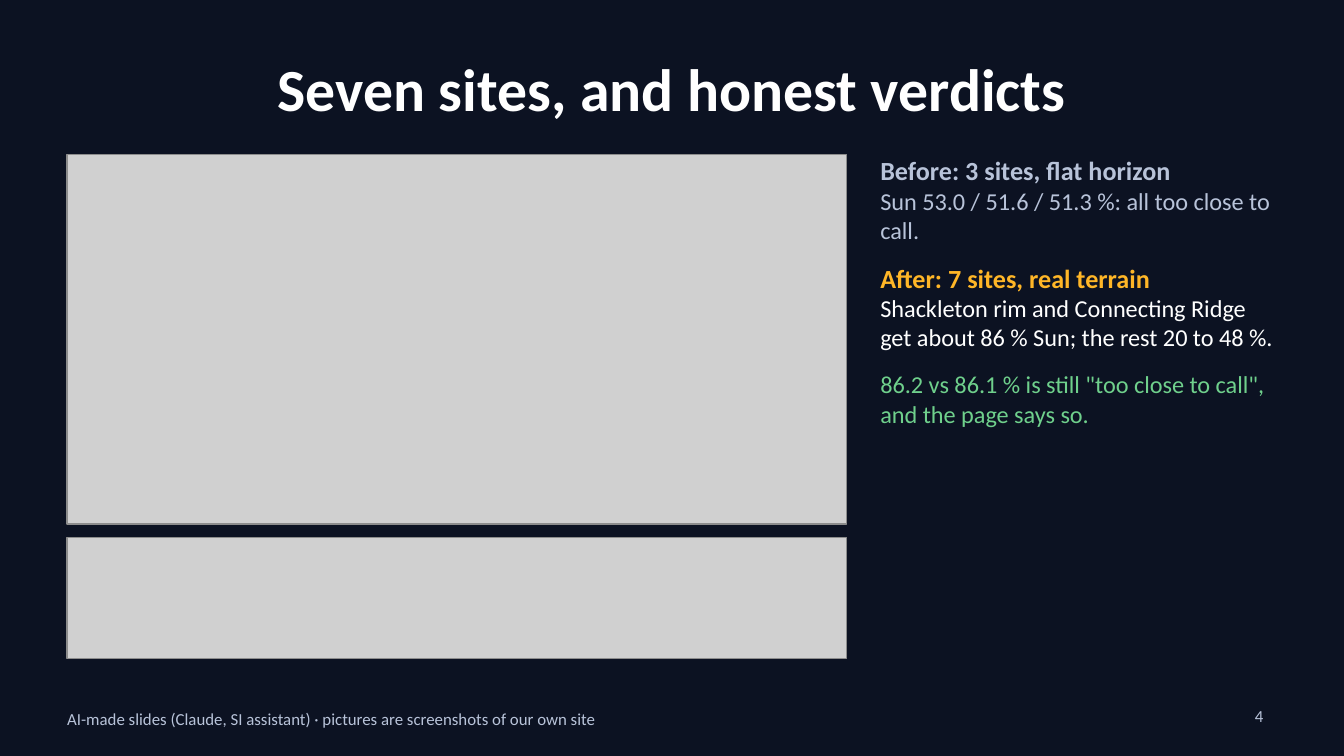
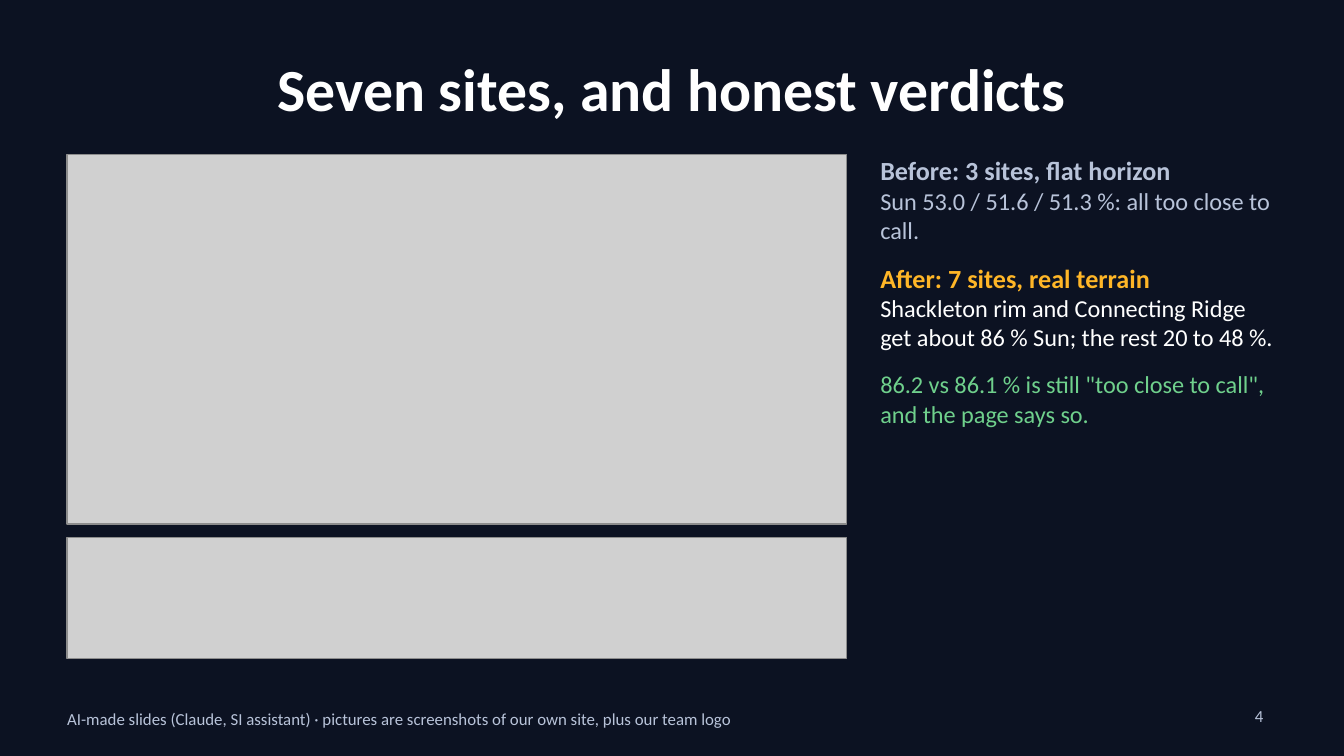
Before and after one commit to stevenjc2009-byte/clps-lunar-browser, a slide deck: slide 4 of docs/slides.pptx. Drawn at 1344x756 pixels with LibreOffice and Linux fonts; fonts in the diff are those of the drawing; grey boxes stand for pictures. Boxes give left, top, right and bottom in pixels: in the first picture for what was removed or moved away, otherwise in the second. Text is boxed around its words. In the diff, an @@ line names an element or a change of style, - is before the commit and + after.

```diff
--- a/docs/slides.pptx
+++ b/docs/slides.pptx
@@ text at (67, 713, 730, 728): text changed @@
-AI-made slides (Claude, SI assistant) · pictures are screenshots of our own site
+AI-made slides (Claude, SI assistant) · pictures are screenshots of our own site, plus our team logo
```
Also in this commit, not shown: 6 other slides changed, 17 other files.
